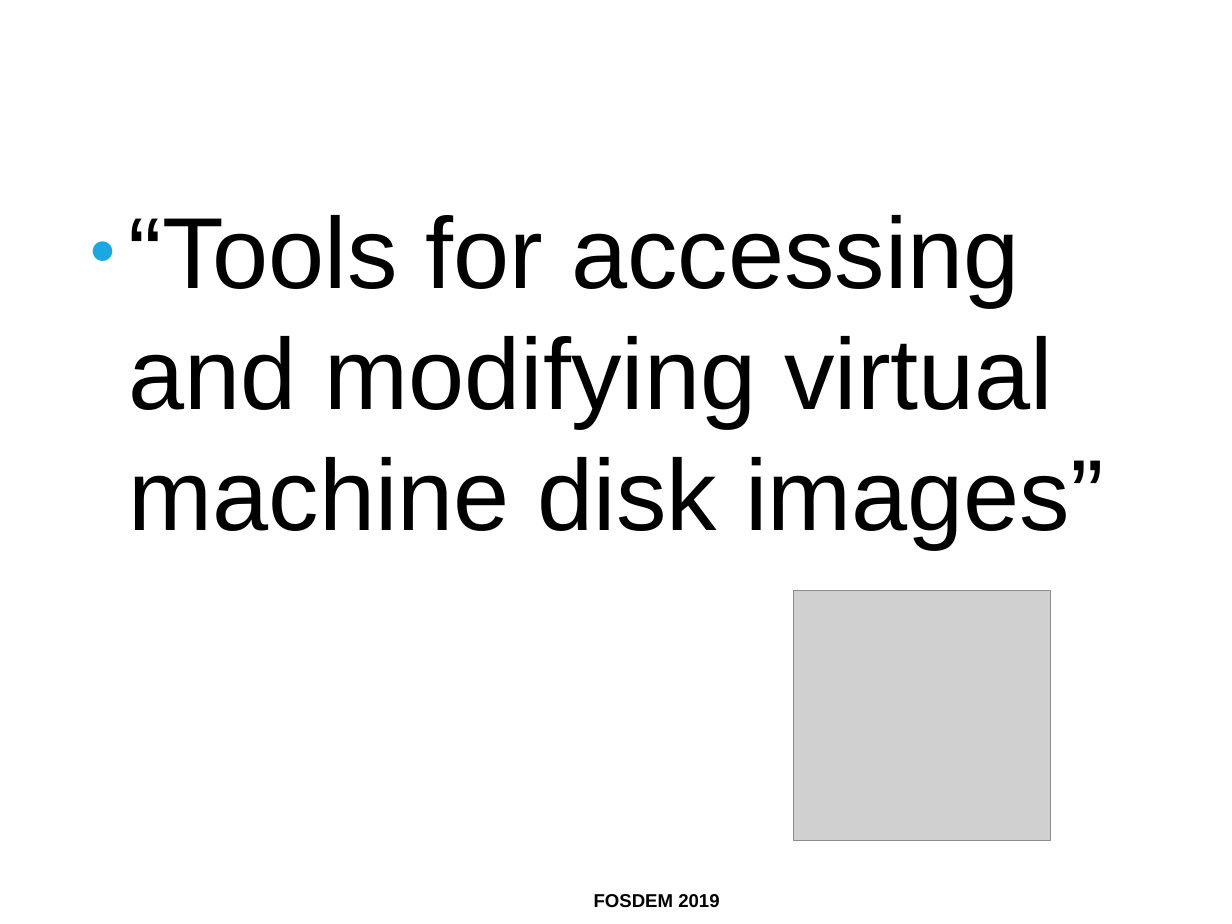
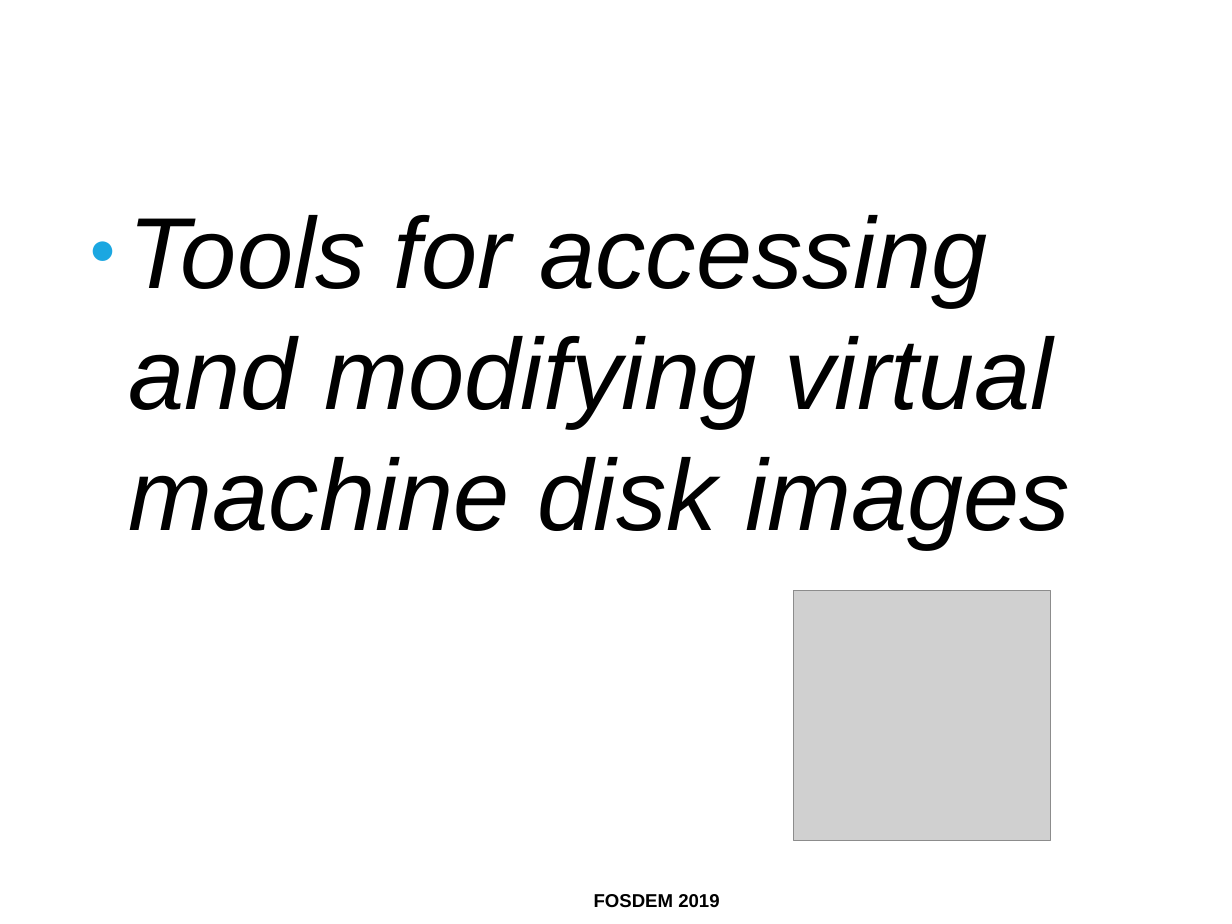
Before and after one commit to ahadas/ahadas.github.io, a slide deck: slide 11 of slides/toward_exploring_virtual_disks_using_a_file_manager.odp. Drawn at 1232x924 pixels with LibreOffice and Linux fonts; fonts in the diff are those of the drawing; grey boxes stand for pictures; background and template pictures are left out. Boxes give left, top, right and bottom in pixels: in the first picture for what was removed or moved away, otherwise in the second. Text is boxed around its words. In the diff, an @@ line names an element or a change of style, - is before the commit and + after.

```diff
--- a/slides/toward_exploring_virtual_disks_using_a_file_manager.odp
+++ b/slides/toward_exploring_virtual_disks_using_a_file_manager.odp
@@ text at (x1=129, y1=215, x2=1070, y2=550): text changed; italic on @@
-● “Tools for accessing and modifying virtual machine disk images”
+● Tools for accessing and modifying virtual machine disk images
```
Also in this commit, not shown: 3 other slides changed.
